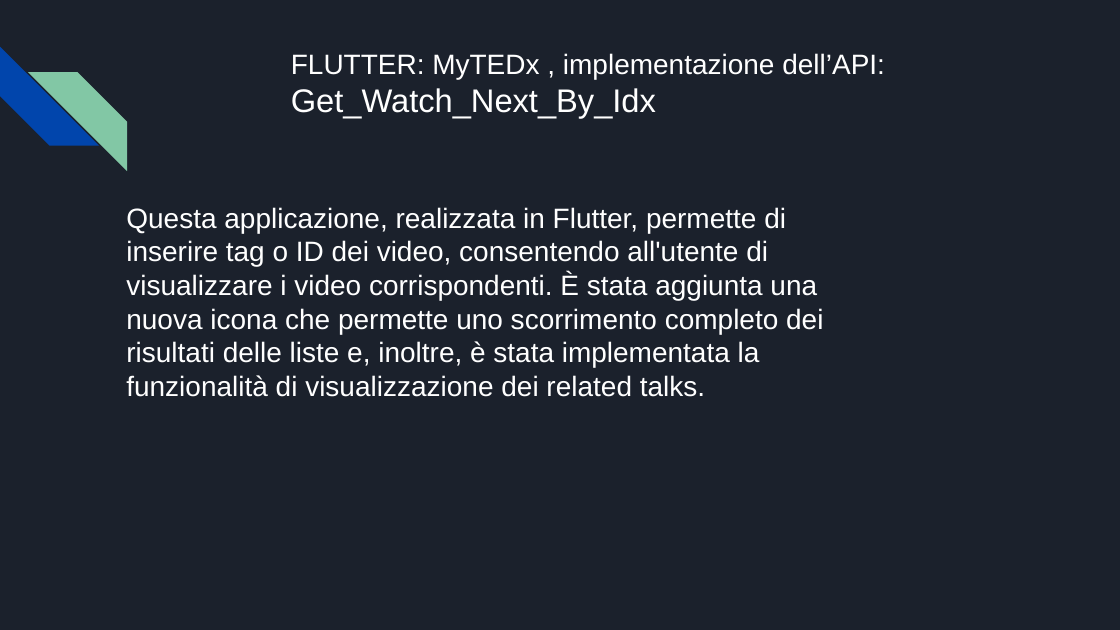
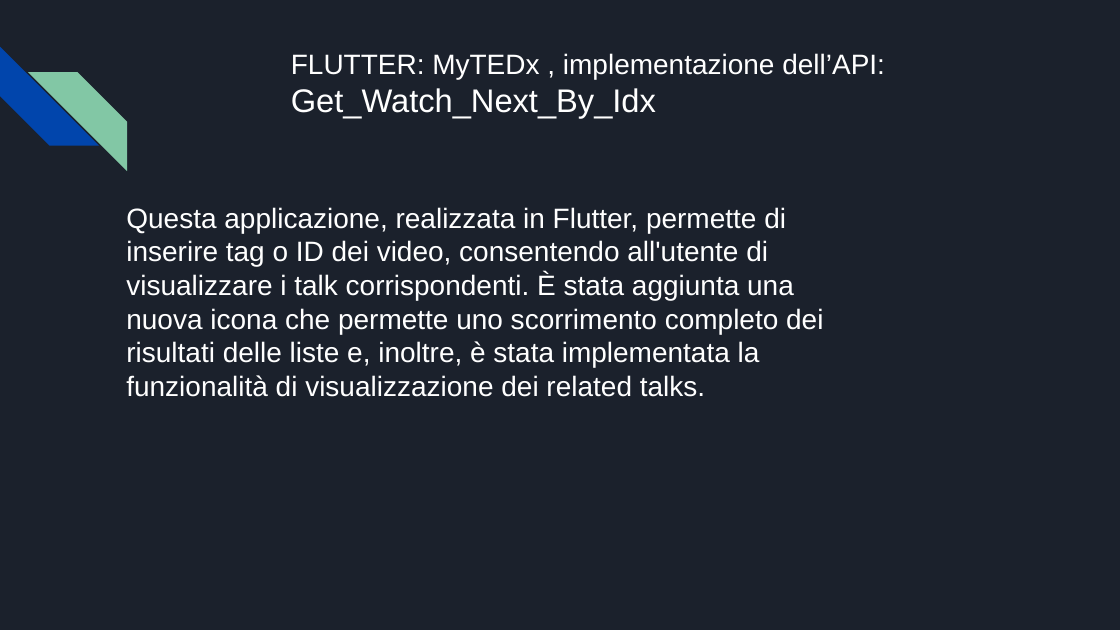
Before and after one commit to Gabriele-Mazzoleni/Progetti_Tec_Cloud_Mobile_2024, a slide deck: slide 3 of Parte 4/Presentazione TedxTok(parte 4).pptx. Drawn at 1120x630 pixels with LibreOffice and Linux fonts; fonts in the diff are those of the drawing. Boxes give left, top, right and bottom in pixels: in the first picture for what was removed or moved away, otherwise in the second. Text is boxed around its words. In the diff, an @@ line names an element or a change of style, - is before the commit and + after.

```diff
--- a/Parte 4/Presentazione TedxTok(parte 4).pptx
+++ b/Parte 4/Presentazione TedxTok(parte 4).pptx
@@ text at (126,207,823,397): text changed @@
-Questa applicazione, realizzata in Flutter, permette di inserire tag o ID dei video, consentendo all'utente di visualizzare i video corrispondenti. È stata aggiunta una nuova icona che permette uno scorrimento completo dei risultati delle liste e, inoltre, è stata implementata la funzionalità di visualizzazione dei related talks.
+Questa applicazione, realizzata in Flutter, permette di inserire tag o ID dei video, consentendo all'utente di visualizzare i talk corrispondenti. È stata aggiunta una nuova icona che permette uno scorrimento completo dei risultati delle liste e, inoltre, è stata implementata la funzionalità di visualizzazione dei related talks.
```
Also in this commit, not shown: 2 other slides changed, 2 slides added, 2 slides removed.
